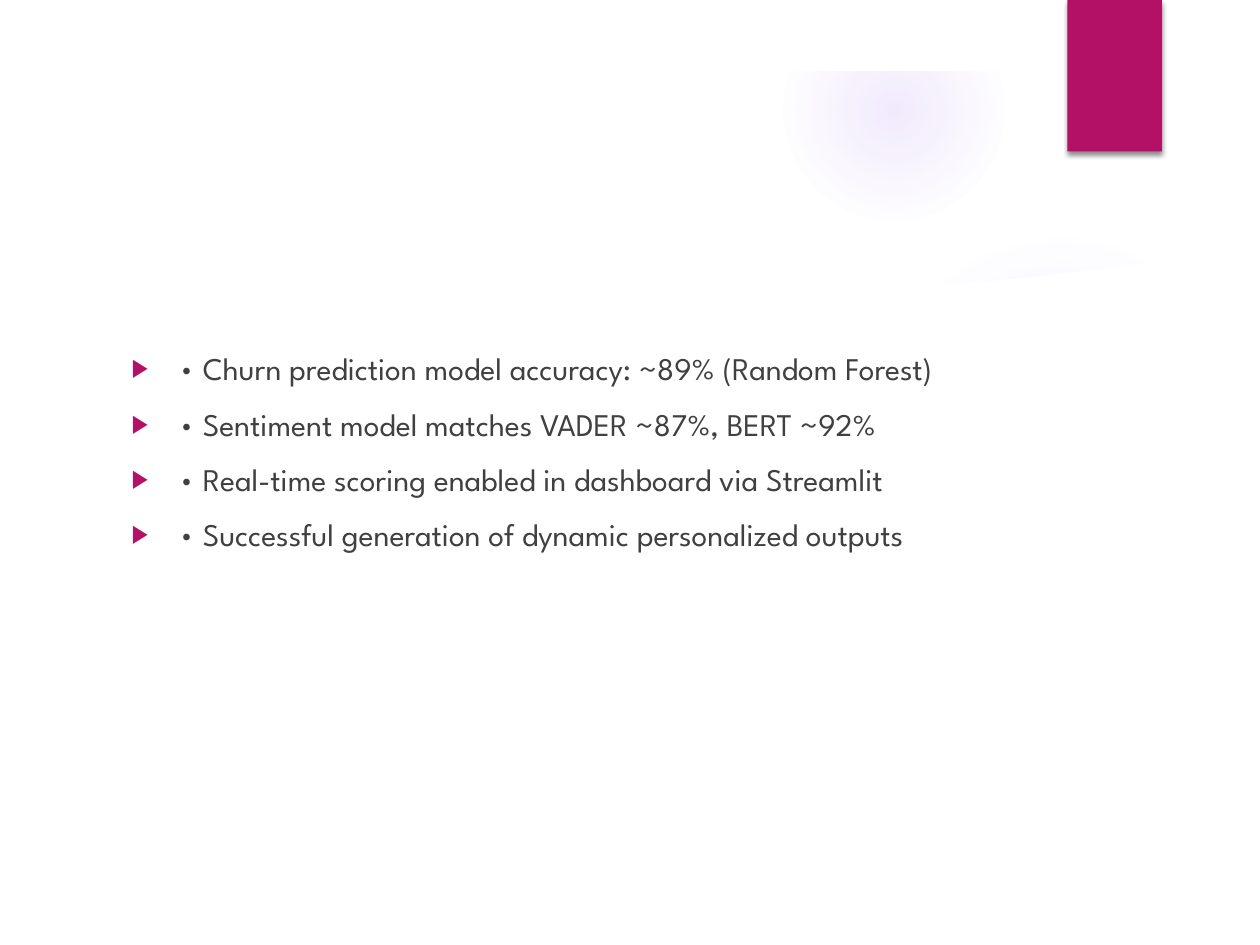
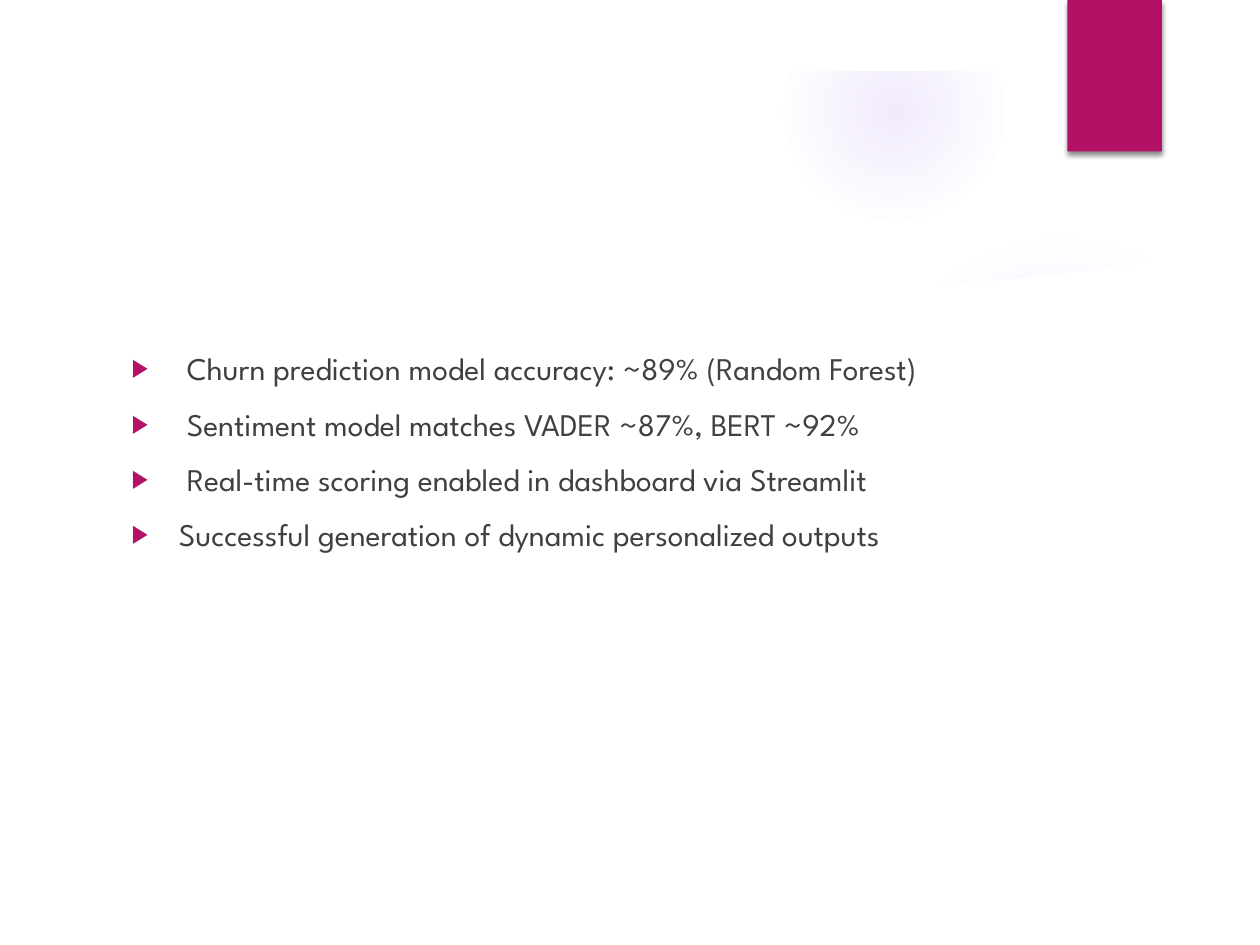
Before and after one commit to ewfx/aidhp-atificial-ai-agents, a slide deck: slide 8 of artifacts/arch/AI_Hyperpersonalization_Presentation_AtificalAIAgents.pptx. Drawn at 1260x945 pixels with LibreOffice and Linux fonts; fonts in the diff are those of the drawing; background and template pictures are left out. Boxes give left, top, right and bottom in pixels: in the first picture for what was removed or moved away, otherwise in the second. Text is boxed around its words. In the diff, an @@ line names an element or a change of style, - is before the commit and + after.

```diff
--- a/artifacts/arch/AI_Hyperpersonalization_Presentation_AtificalAIAgents.pptx
+++ b/artifacts/arch/AI_Hyperpersonalization_Presentation_AtificalAIAgents.pptx
@@ text at (x1=179, y1=358, x2=916, y2=553): text changed @@
-▶ • Churn prediction model accuracy: ~89% (Random Forest)
-▶ • Sentiment model matches VADER ~87%, BERT ~92%
-▶ • Real-time scoring enabled in dashboard via Streamlit
-▶ • Successful generation of dynamic personalized outputs
+▶ Churn prediction model accuracy: ~89% (Random Forest)
+▶ Sentiment model matches VADER ~87%, BERT ~92%
+▶ Real-time scoring enabled in dashboard via Streamlit
+▶ Successful generation of dynamic personalized outputs
```
Also in this commit, not shown: 9 other slides changed, 1 other file.
